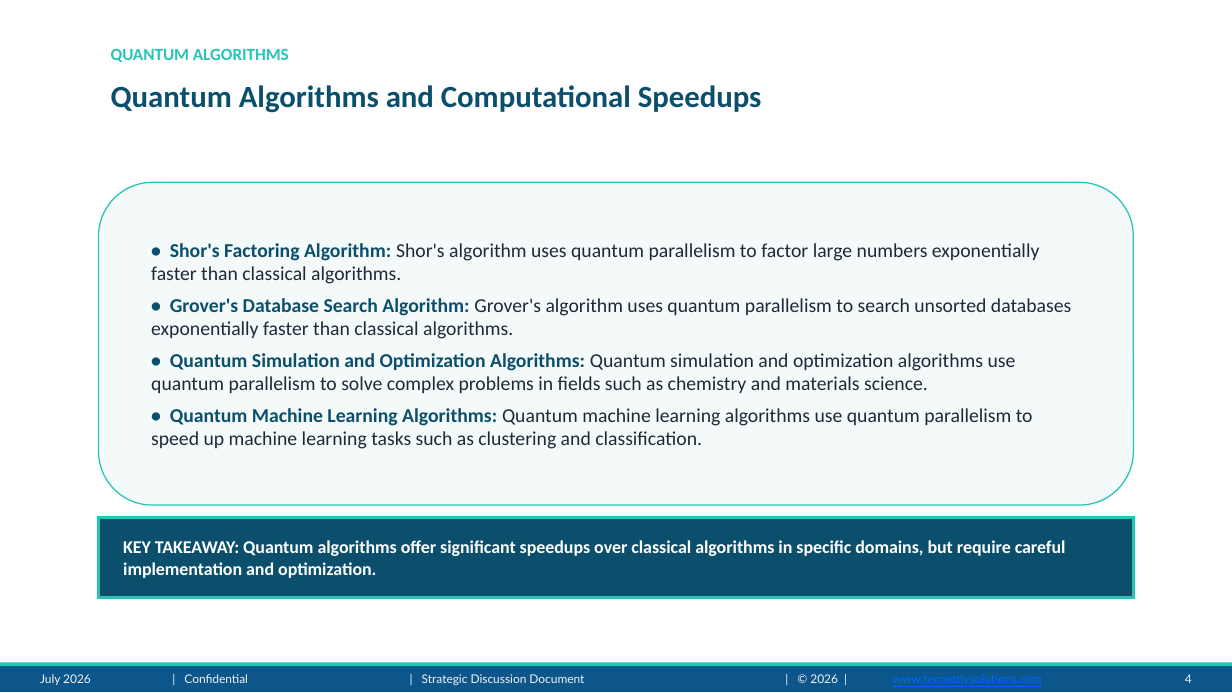
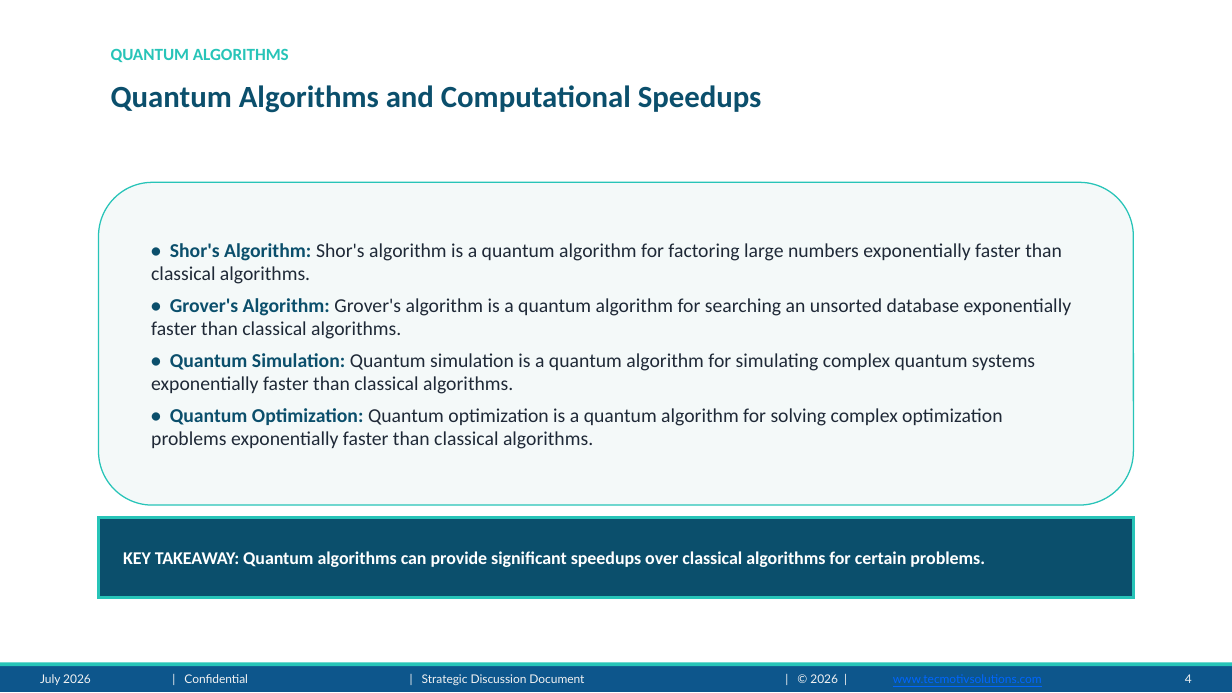
Before and after one commit to adityarana121/Presentation-Maker-agent, a slide deck: slide 4 of output/Quantum_Computing_presentation.pptx. Drawn at 1232x693 pixels with LibreOffice and Linux fonts; fonts in the diff are those of the drawing; background and template pictures are left out. Boxes give left, top, right and bottom in pixels: in the first picture for what was removed or moved away, otherwise in the second. Text is boxed around its words. In the diff, an @@ line names an element or a change of style, - is before the commit and + after.

```diff
--- a/output/Quantum_Computing_presentation.pptx
+++ b/output/Quantum_Computing_presentation.pptx
@@ text in rounded rectangle at box(151, 243, 1072, 449): text changed @@
-• Shor's Factoring Algorithm: Shor's algorithm uses quantum parallelism to factor large numbers exponentially faster than classical algorithms.
-• Grover's Database Search Algorithm: Grover's algorithm uses quantum parallelism to search unsorted databases exponentially faster than classical algorithms.
-• Quantum Simulation and Optimization Algorithms: Quantum simulation and optimization algorithms use quantum parallelism to solve complex problems in fields such as chemistry and materials science.
-• Quantum Machine Learning Algorithms: Quantum machine learning algorithms use quantum parallelism to speed up machine learning tasks such as clustering and classification.
+• Shor's Algorithm: Shor's algorithm is a quantum algorithm for factoring large numbers exponentially faster than classical algorithms.
+• Grover's Algorithm: Grover's algorithm is a quantum algorithm for searching an unsorted database exponentially faster than classical algorithms.
+• Quantum Simulation: Quantum simulation is a quantum algorithm for simulating complex quantum systems exponentially faster than classical algorithms.
+• Quantum Optimization: Quantum optimization is a quantum algorithm for solving complex optimization problems exponentially faster than classical algorithms.
@@ text in rectangle at box(123, 551, 985, 567): text changed @@
-KEY TAKEAWAY: Quantum algorithms offer significant speedups over classical algorithms in specific domains, but require careful implementation and optimization.
+KEY TAKEAWAY: Quantum algorithms can provide significant speedups over classical algorithms for certain problems.
```
Also in this commit, not shown: 7 other slides changed, 2 other files.
